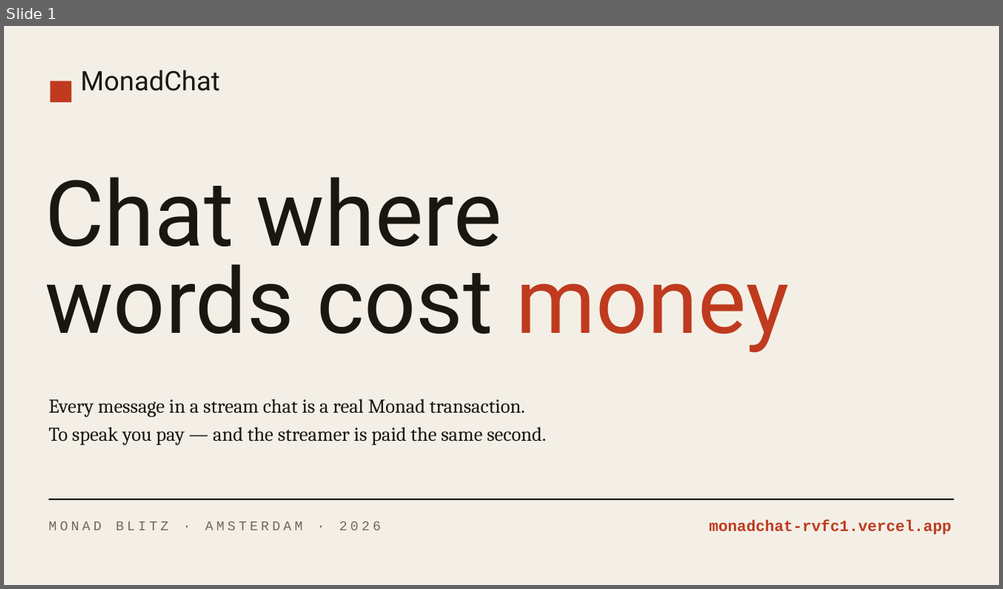
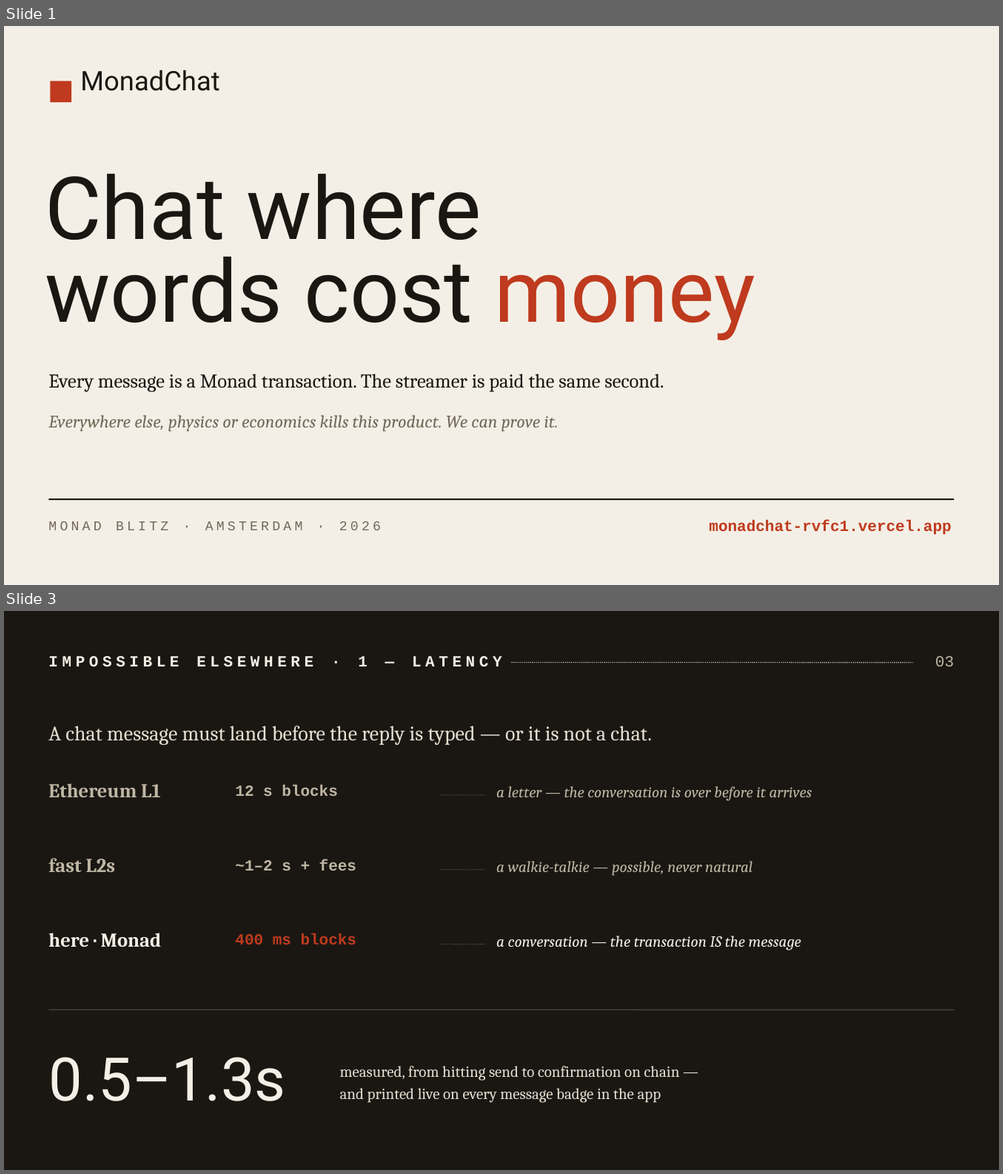
Before and after one commit to Nikita-sud/MonadChat, a slide deck: MonadChat-pitch.pptx. Shown one above the other, each under a label of ours: slide 1 before the commit, slides 1 and 3 after it; the slides between them are not shown. The pictures are 1003x589 and 1003x1174 pixels, drawn with LibreOffice and Linux fonts; fonts in the diff are those of the drawing. Boxes give left, top, right and bottom in pixels: in the first picture for what was removed or moved away, otherwise in the second. Text is boxed around its words. In the diff, an @@ line names an element or a change of style, - is before the commit and + after.

```diff
--- a/MonadChat-pitch.pptx
+++ b/MonadChat-pitch.pptx
@@ slide 3 added at (4,611,999,1170), background #1A1712 @@
@@ text added at (48,656,502,667), 15 pt, text #F4EFE6, bold @@
+IMPOSSIBLE ELSEWHERE · 1 — LATENCY
@@ line added from (512, 663) to (913, 663), #BFB6A4 1 pt dashed @@
@@ text added at (935,656,953,667), 15 pt, text #BFB6A4 @@
+03
@@ text added at (48,726,652,745), 20 pt, text #E5DFD2 @@
+A chat message must land before the reply is typed — or it is not a chat.
@@ text added at (48,783,161,797), 19 pt, text #BFB6A4, bold @@
+Ethereum L1
@@ text added at (235,785,338,796), 15 pt, text #BFB6A4, bold @@
+12 s blocks
@@ text added at (496,786,812,801), 15 pt, text #BFB6A4, italic @@
+a letter — the conversation is over before it arrives
@@ line added from (441, 795) to (485, 795), #4A443A 1 pt dashed @@
@@ text added at (48,858,116,872), 19 pt, text #BFB6A4, bold @@
+fast L2s
@@ text added at (235,860,356,871), 15 pt, text #BFB6A4, bold @@
+~1–2 s + fees
@@ line added from (441, 870) to (485, 870), #4A443A 1 pt dashed @@
@@ text added at (496,861,752,876), 15 pt, text #BFB6A4, italic @@
+a walkie-talkie — possible, never natural
@@ text added at (48,933,162,947), 19 pt, text #F4EFE6, bold @@
+here · Monad
@@ text added at (235,934,357,945), 15 pt, text #BF3A1E, bold @@
+400 ms blocks
@@ text added at (496,936,801,951), 15 pt, text #F4EFE6, italic @@
+a conversation — the transaction IS the message
@@ line added from (441, 945) to (485, 945), #4A443A 1 pt dashed @@
@@ line added from (48, 1010) to (954, 1010), #4A443A 1 pt @@
@@ text added at (48,1057,285,1102), 58 pt, text #F4EFE6 @@
+0.5–1.3s
@@ text added at (340,1066,680,1103), 15 pt, text #E5DFD2 @@
+measured, from hitting send to confirmation on chain —
+and printed live on every message badge in the app
@@ slide 1 changed as well @@
@@ text "Chat where words cost money" at (45,173,755,340): size 88 to 84 pt; line spacing 84pt to 80pt @@
@@ text at (48,374,663,392): text changed @@
-Every message in a stream chat is a real Monad transaction.
-To speak you pay — and the streamer is paid the same second.
+Every message is a Monad transaction. The streamer is paid the same second.
@@ text added at (48,415,558,432), 17 pt, text #71685A, italic @@
+Everywhere else, physics or economics kills this product. We can prove it.
```
Also in this commit, not shown: 2 other slides changed, 3 other slides added, 3 slides removed.
